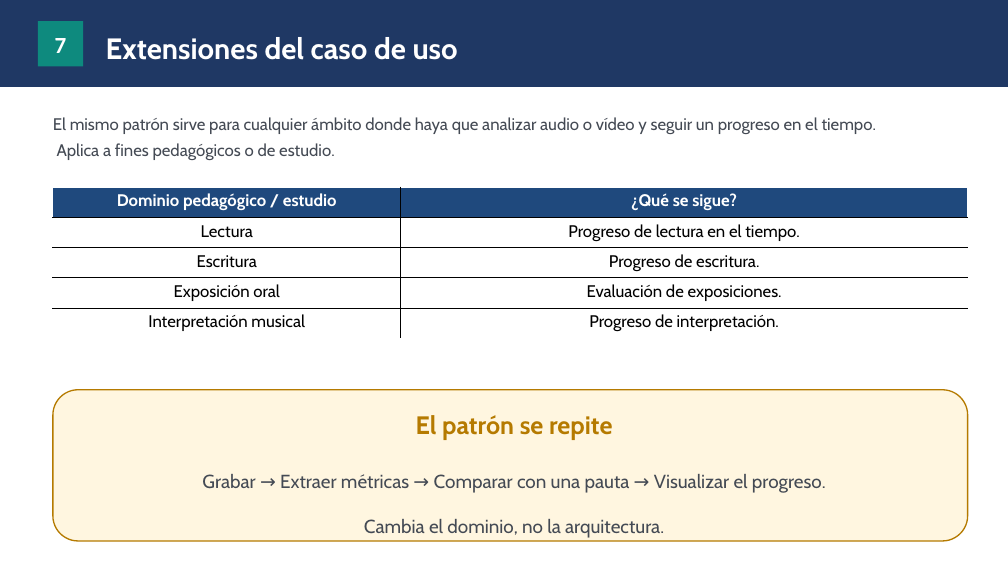
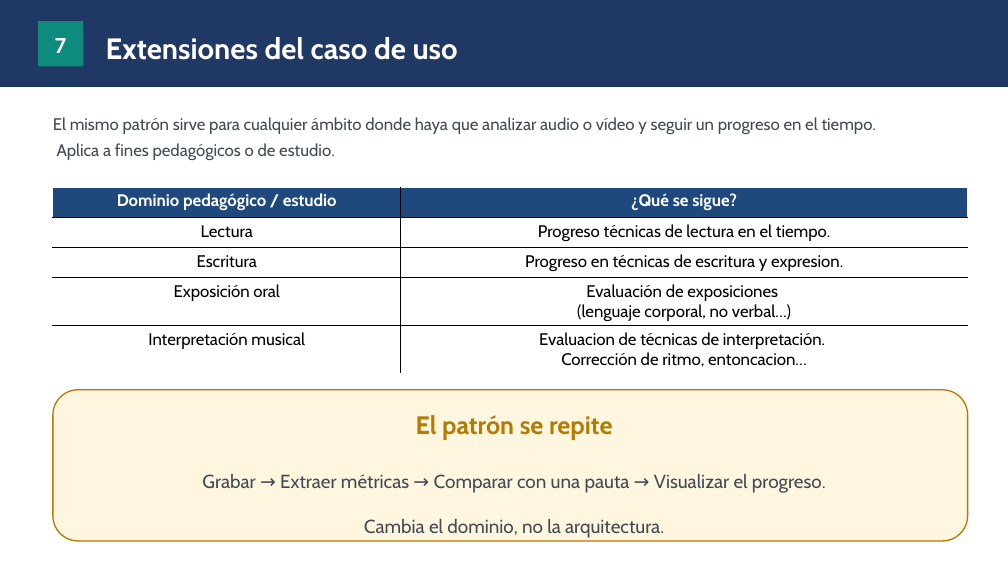
Before and after one commit to josepcal/TFM_Rehab_Followup_Checkup, a slide deck: slide 11 of doc/memoria_proyecto/Memoria_Proyecto.pptx (slide 9 before the commit). Drawn at 1008x567 pixels with LibreOffice and Linux fonts; fonts in the diff are those of the drawing. Boxes give left, top, right and bottom in pixels: in the first picture for what was removed or moved away, otherwise in the second. Text is boxed around its words. In the diff, an @@ line names an element or a change of style, - is before the commit and + after.

```diff
--- a/doc/memoria_proyecto/Memoria_Proyecto.pptx
+++ b/doc/memoria_proyecto/Memoria_Proyecto.pptx
@@ table at bbox=[53, 187, 968, 374] @@
-row 2, column 2: Progreso de lectura en el tiempo.
+row 2, column 2: Progreso técnicas de lectura en el tiempo.
-row 3, column 2: Progreso de escritura.
+row 3, column 2: Progreso en técnicas de escritura y expresion.
-row 4, column 2: Evaluación de exposiciones.
+row 4, column 2: Evaluación de exposiciones / (lenguaje corporal, no verbal…)
-row 5, column 2: Progreso de interpretación.
+row 5, column 2: Evaluacion de técnicas de interpretación. / Corrección de ritmo, entoncacion…
```
Also in this commit, not shown: 3 other slides changed, 2 slides added, 1 other file.
